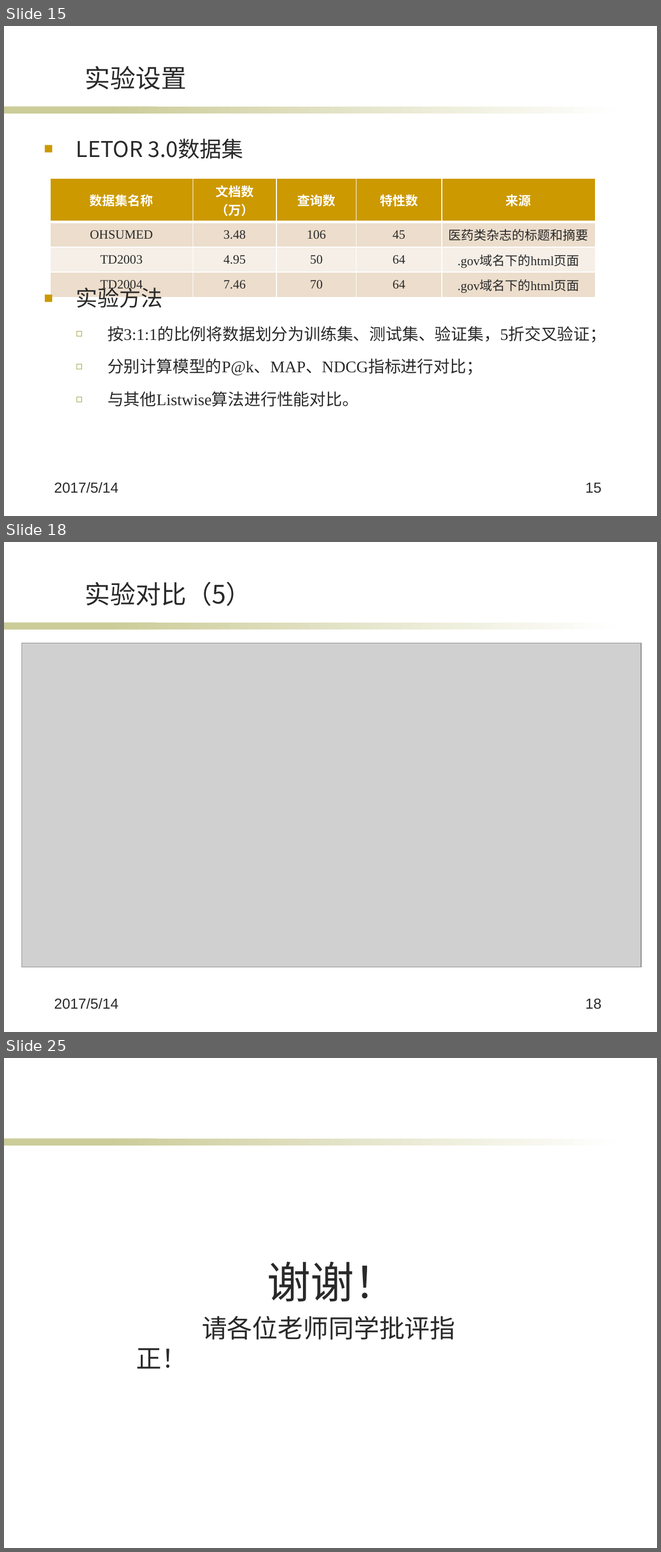
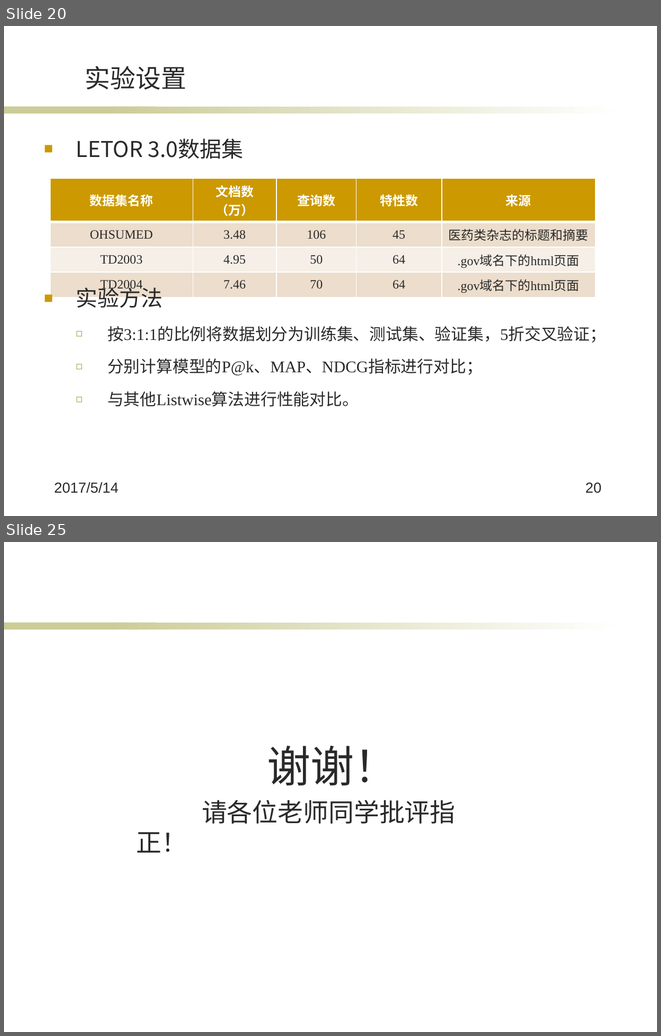
Before and after one commit to wqpod2g/paper, a slide deck: 毕业答辩ppt.pptx. Shown one above the other, each under a label of ours: slides 15, 18 and 25 before the commit, slides 20 and 25 after it; the slides between them are not shown. The pictures are 661x1552 and 661x1036 pixels, drawn with LibreOffice and Linux fonts; fonts in the diff are those of the drawing; grey boxes stand for pictures; background and template pictures are left out. Boxes give left, top, right and bottom in pixels: in the first picture for what was removed or moved away, otherwise in the second. Text is boxed around its words. In the diff, an @@ line names an element or a change of style, - is before the commit and + after.

```diff
--- a/毕业答辩ppt.pptx
+++ b/毕业答辩ppt.pptx
@@ slide 18 removed at bbox=[4, 542, 657, 1032], background #FFFFFF; not listed: 2 template elements that a slide beside it also shows @@
@@ title removed at bbox=[85, 582, 252, 606] @@
-实验对比（5）
@@ picture removed at bbox=[22, 643, 641, 967] @@
@@ text removed at bbox=[54, 998, 118, 1009] @@
-2017/5/14
@@ page number removed at bbox=[585, 998, 601, 1009] @@
-18
@@ what was slide 15 is now slide 20 @@
@@ page number at bbox=[585, 482, 601, 493]: text changed @@
-15
+20
```
Also in this commit, not shown: 14 slides changed, 4 slides added, 3 other slides removed, 1 other file.
